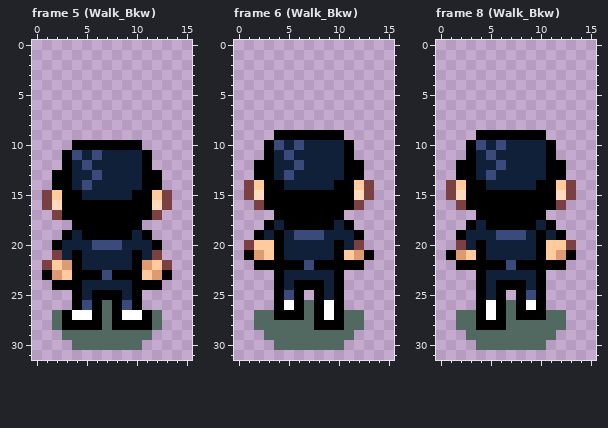
Pixel-art file -- assets/agent.aseprite. Above is the file before it was changed.
16x32 pixels, 12 frames. Colours within 5 levels of each other are drawn and written as one. Shown: frame 5 (Walk_Bkw), frame 6 (Walk_Bkw), frame 8 (Walk_Bkw). The commit also changed other frames, which this record leaves out.
And afterwards:
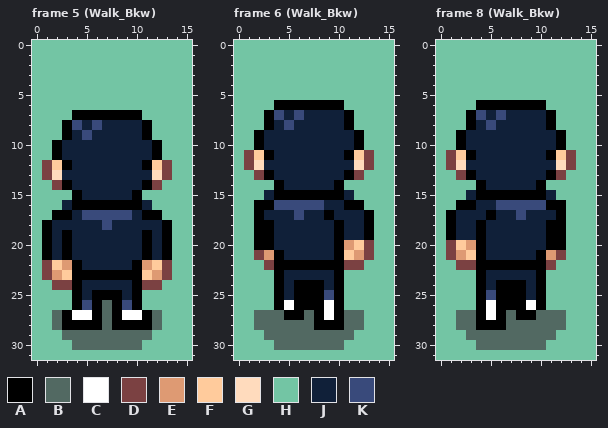
Palette (. is transparent): A #000000  B #526962  C #ffffff  D #7b4142  E #de9a73  F #ffcb9c  G #ffdbbd  H #73c5a4  J #102039  K #394a7b
Diff:
Changed rows in their new state; - is an unchanged pixel.
Frame 5 (Walk_Bkw):
first column x 0:
 0 HHHHHHHHHHHHHHHH
 1 HHHHHHHHHHHHHHHH
 2 HHHHHHHHHHHHHHHH
 3 HHHHHHHHHHHHHHHH
 4 HHHHHHHHHHHHHHHH
 5 HHHHHHHHHHHHHHHH
 6 HHHHHHHHHHHHHHHH
 7 HHHHAAAAAAAHHHHH
 8 HHHAKJKJJJJAHHHH
 9 HHHAJKJJJJJAHHHH
10 HHAJJJJJJJJJAHHH
11 HHAJJ-J----JAHHH
12 HDF--J------FDHH
13 HDGJ--J----JGDHH
14 HHD--J------DHHH
15 HHHH-------HHHHH
16 HHHJ-------JHHHH
17 HHA-JKKKKKJ-AHHH
18 HAJJJJJKJJJJJAHH
19 HAJ--JJJJJ--JAHH
20 HAJA--JJJ--AJAHH
21 HAJAJ-----JAJAHH
22 H-------------HH
23 HD-----A-----DHH
24 HHDD-------DDHHH
25 HHHH-------HHHHH
26 HHHH-------HHHHH
27 HH-----------HHH
28 HH-----------HHH
29 HHH---------HHHH
30 HHHH-------HHHHH
31 HHHHHHHHHHHHHHHH
Frame 6 (Walk_Bkw):
first column x 0:
 0 HHHHHHHHHHHHHHHH
 1 HHHHHHHHHHHHHHHH
 2 HHHHHHHHHHHHHHHH
 3 HHHHHHHHHHHHHHHH
 4 HHHHHHHHHHHHHHHH
 5 HHHHHHHHHHHHHHHH
 6 HHHHAAAAAAAHHHHH
 7 HHHAKJKJJJJAHHHH
 8 HHHAJKJJJJJAHHHH
 9 HHAJJJJJJJJJAHHH
10 HHAJJ-J----JAHHH
11 HDF--J------FDHH
12 HDGJ--J----JGDHH
13 HHD--J------DHHH
14 HHHH-------HHHHH
15 HHHJ-------JHHHH
16 HHA-KKKKKJJ-AHHH
17 HHAJJJKJJ-JJJAHH
18 HHA--JJJJJAJJAHH
19 HH-AJ-JJJ-A-JAHH
20 HHAAJ------EFDHH
21 HHDE---------DHH
22 HHHD---A---DDHHH
23 HHHH-------HHHHH
24 HHHH-------HHHHH
25 HHHH-J-A-K-HHHHH
26 HHHH---A---HHHHH
27 HH--B--------HHH
28 HH-----------HHH
29 HHH---------HHHH
30 HHHH-------HHHHH
31 HHHHHHHHHHHHHHHH
Frame 8 (Walk_Bkw):
first column x 0:
 0 HHHHHHHHHHHHHHHH
 1 HHHHHHHHHHHHHHHH
 2 HHHHHHHHHHHHHHHH
 3 HHHHHHHHHHHHHHHH
 4 HHHHHHHHHHHHHHHH
 5 HHHHHHHHHHHHHHHH
 6 HHHHAAAAAAAHHHHH
 7 HHHAKJKJJJJAHHHH
 8 HHHAJKJJJJJAHHHH
 9 HHAJJJJJJJJJAHHH
10 HHAJJ-J----JAHHH
11 HDF--J------FDHH
12 HDGJ--J----JGDHH
13 HHD--J------DHHH
14 HHHH-------HHHHH
15 HHHJ-------JHHHH
16 HHA-JJKKKKK-AHHH
17 HAJJJ-JJKJJJAHHH
18 HAJJAJJJJJ--AHHH
19 HAJ-A-JJJ-JA-HHH
20 HDFE------JAAHHH
21 HD---------EDHHH
22 HHDD---A---DHHHH
23 HHHH-------HHHHH
24 HHHH-------HHHHH
25 HHHH-K-A-J-HHHHH
26 HHHH---A---HHHHH
27 HH--------B--HHH
28 HH-----------HHH
29 HHH---------HHHH
30 HHHH-------HHHHH
31 HHHHHHHHHHHHHHHH
